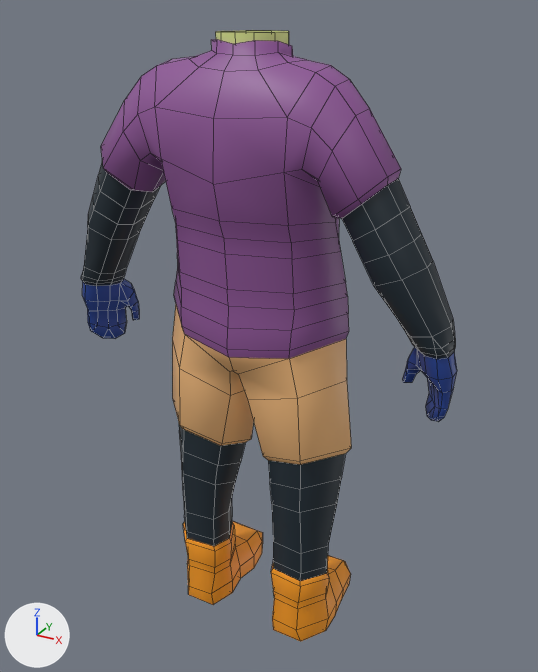
The FBX model Content/Driver/SKM_Driver.fbx: old version first, new version second.
The view is the same before and after, from a 50 mm camera at (1.025, -1.849, 1.912) aimed at (0.011, -0.006, 0.99). The lights are fixed; the arrows at lower left show +X, +Y and +Z. Mesh edges are drawn as thin lines. Where no turn or scale is listed for an object, it has been applied to the vertices. Vertices at the same position are counted once.

In view in the first picture: 'Astronaut'.
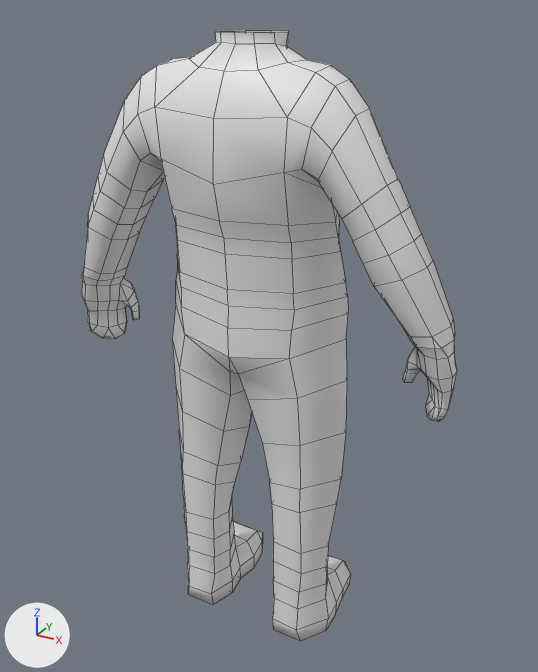
Changed parts and their boxes [x1, y1, x2, y2] in the pictures (538 x 672 px):
'Astronaut', reshaped
    before: [81, 30, 457, 641]
    after: [82, 30, 457, 641]
part 1 of me_astronaut_002, cut back
    before: [81, 275, 456, 489]
    after: [82, 275, 455, 489]
part 2 of me_astronaut_002, cut back
    before: [101, 30, 401, 219]
    after: [104, 30, 398, 218]
part 3 of me_astronaut_002, cut back
    before: [183, 519, 329, 609]
    after: [185, 519, 327, 609]
part 4 of me_astronaut_002, recoloured (purple to grey)
    both: [82, 57, 457, 630]

What changed in the scene script:
```text
Add mat_cloth:
    mat_cloth = principled_material('Cloth')
    mat_cloth.base_color = (0.8, 0.8, 0.8)  # white #e7e7e7
Change me_astronaut_002:
    used by ob_astronaut; location = (0.0, 0.0, 0.0)
    remove me_astronaut_002.from_pydata(...)  # 603 vertices, 602 faces; spans x -0.62..0.62, y -0.28..0.19, z 0.0..1.86
    add me_astronaut_002.from_pydata(...)  # 496 vertices, 504 faces; spans x -0.62..0.62, y -0.28..0.19, z 0.0..1.86
    me_astronaut_002 part 1
    53 vertices are removed from x -0.61..0.61, y -0.23..0.14, z 0.62..1.13
    98 faces are deleted
    14 vertices are added at x -0.31..0.31, y -0.18..0.1, z 0.68..1.02
    60 new faces join them
    me_astronaut_002 part 2
    54 vertices are removed from x -0.44..0.44, y -0.25..0.04, z 1.43..1.84
    70 faces are deleted
    1 vertex moves from x 0.0, y 0.15, z 1.5 to x 0.0, y 0.14, z 1.56
    10 vertices are added at x -0.09..0.09, y -0.16..0.02, z 1.77..1.83
    34 new faces join them
    me_astronaut_002 part 3
    36 vertices are removed from x -0.28..0.28, y -0.18..-0.01, z 0.15..0.25
    48 faces are deleted
    6 vertices are added at (0.23, -0.01, 0.21), (0.12, -0.02, 0.21), (0.21, -0.18, 0.2), (-0.23, -0.01, 0.21), (-0.12, -0.02, 0.21), (-0.21, -0.18, 0.2)
    6 new vertices lie (0.0, 0.0, -0.08) away from vertices in x -0.28..0.28, y -0.16..-0.1, z 0.28
    24 new faces join them
    me_astronaut_002 part 4: 386 faces spanning x -0.62..0.62, y -0.28..0.19, z 0.0..1.8 switch from mat_material (picture img_t_colorpallet_1_png) to mat_cloth (white #e7e7e7)
```
